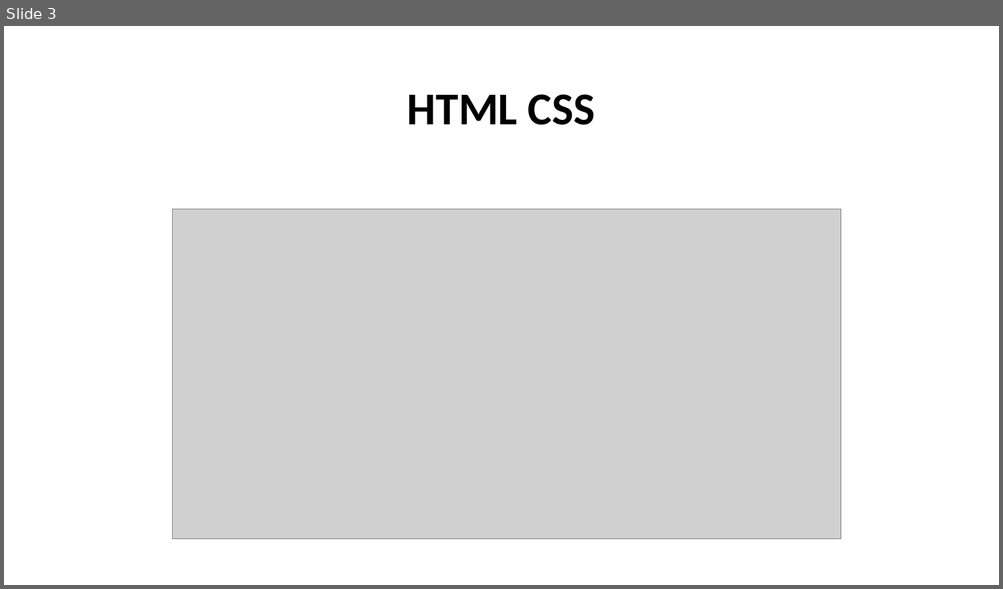
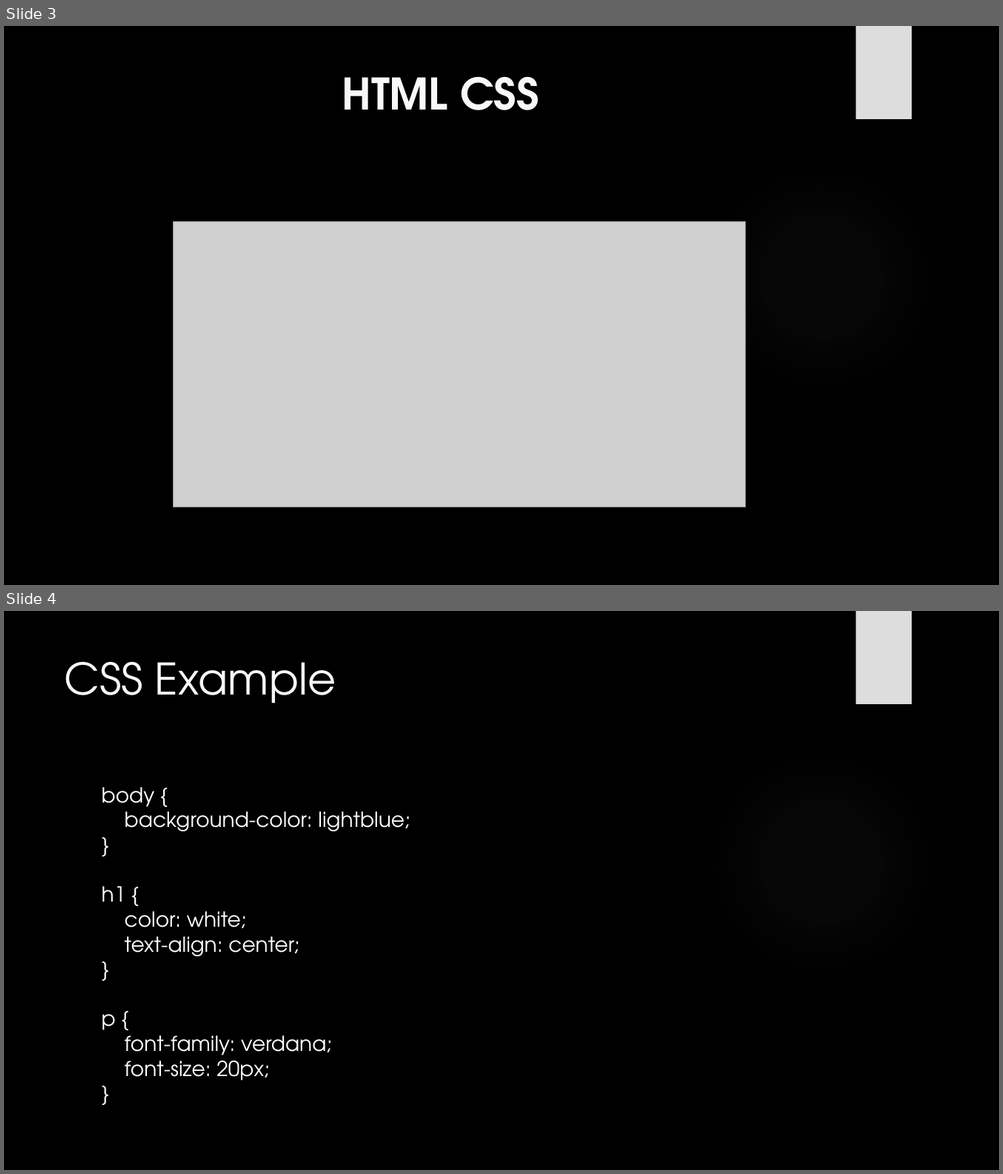
Before and after one commit to lytes20/Andela-LevelUp, a slide deck: CSS LevelUp.pptx. Shown one above the other, each under a label of ours: slide 3 before the commit, slides 3 and 4 after it. The pictures are 1003x589 and 1003x1174 pixels, drawn with LibreOffice and Linux fonts; fonts in the diff are those of the drawing; grey boxes stand for pictures; background and template pictures are left out. Boxes give left, top, right and bottom in pixels: in the first picture for what was removed or moved away, otherwise in the second. Text is boxed around its words. In the diff, an @@ line names an element or a change of style, - is before the commit and + after.

```diff
--- a/CSS LevelUp.pptx
+++ b/CSS LevelUp.pptx
@@ slide 4 added at [4, 611, 999, 1170], background picture (left out); not listed: 2 template elements that a slide beside it also shows @@
@@ title added at [64, 661, 336, 703], 42 pt, text #F8F8F8 @@
+CSS Example
@@ text added at [102, 787, 410, 1081], 20 pt, text #FFFFFF @@
+body {
+background-color: lightblue;
+}
+h1 {
+color: white;
+text-align: center;
+}
+p {
+font-family: verdana;
+font-size: 20px;
+}
@@ slide 3 changed as well @@
@@ background #FFFFFF to picture (left out) @@
@@ rectangle added at [855, 26, 911, 119], fill #DDDDDD @@
@@ title "HTML CSS": place and size @@
-title "HTML CSS" at [407, 94, 595, 125]
+title "HTML CSS" at [341, 76, 539, 110]
@@ title "HTML CSS" at [341, 76, 539, 110]: size 44 to 42 pt, font Calibri to TeX Gyre Adventor, text colour #000000 to #F8F8F8; line spacing 0.9 to 1; vertical alignment middle to top @@
@@ ellipse added at [706, 163, 936, 392], fill gradient #666666 @@
@@ picture: place and size @@
-picture at [173, 210, 841, 540]
+picture at [173, 221, 745, 507]
```
Also in this commit, not shown: 2 other slides changed, 11 other slides added, 6 other files.
